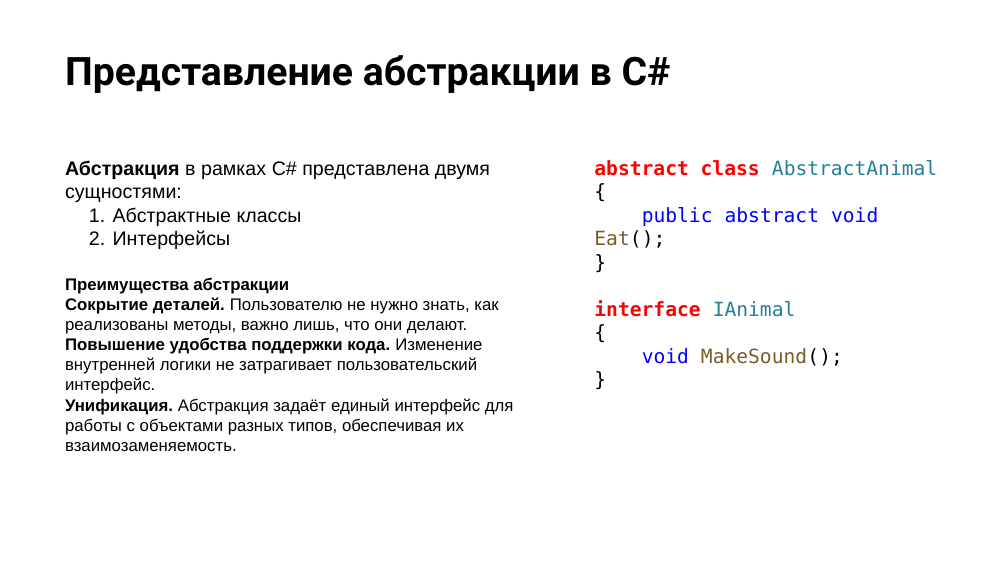
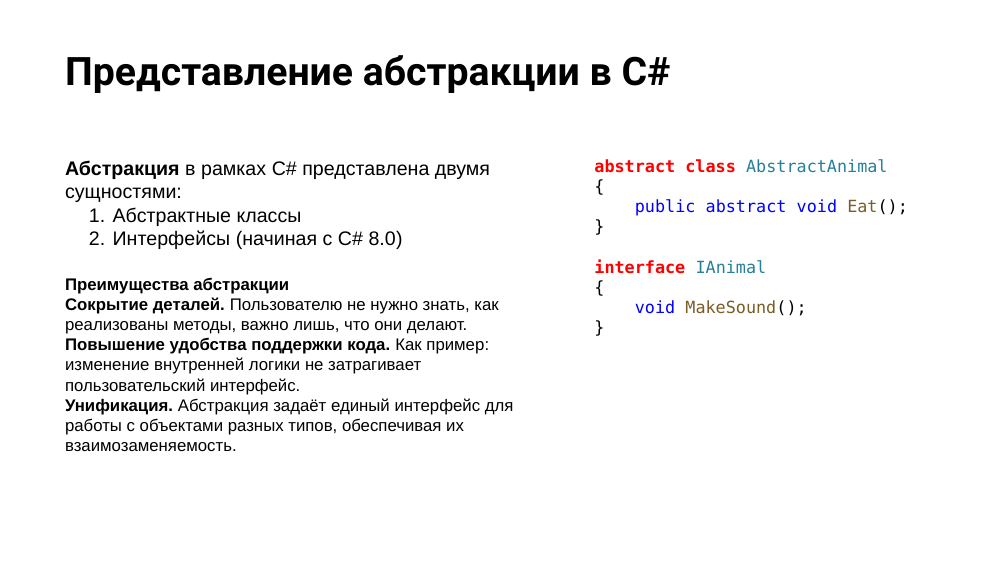
Before and after one commit to NilovPavel/OOP, a slide deck: slide 11 of ООПp.2.pptx. Drawn at 1008x567 pixels with LibreOffice and Linux fonts; fonts in the diff are those of the drawing; background and template pictures are left out. Boxes give left, top, right and bottom in pixels: in the first picture for what was removed or moved away, otherwise in the second. Text is boxed around its words. In the diff, an @@ line names an element or a change of style, - is before the commit and + after.

```diff
--- a/ООПp.2.pptx
+++ b/ООПp.2.pptx
@@ text "abstract class AbstractAnimal" at (594,159,908,316): size 14 to 12 pt @@
@@ text at (113,230,403,249): text changed @@
-  2. Интерфейсы
+  2. Интерфейсы (начиная с C# 8.0)
@@ text at (65,337,489,395): text changed @@
-Повышение удобства поддержки кода. Изменение внутренней логики не затрагивает пользовательский интерфейс.
+Повышение удобства поддержки кода. Как пример: изменение внутренней логики не затрагивает пользовательский интерфейс.
```
Also in this commit, not shown: 5 other slides changed, 3 slides removed, 5 other files.
